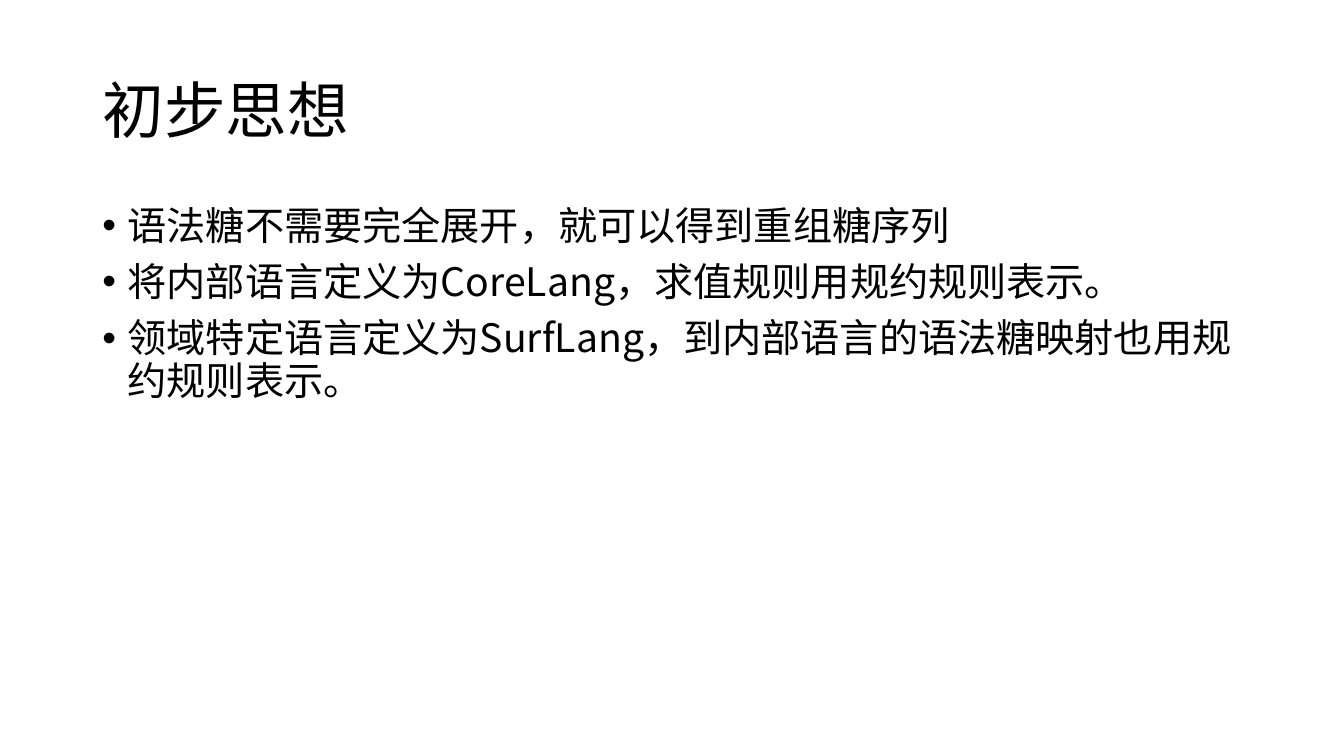
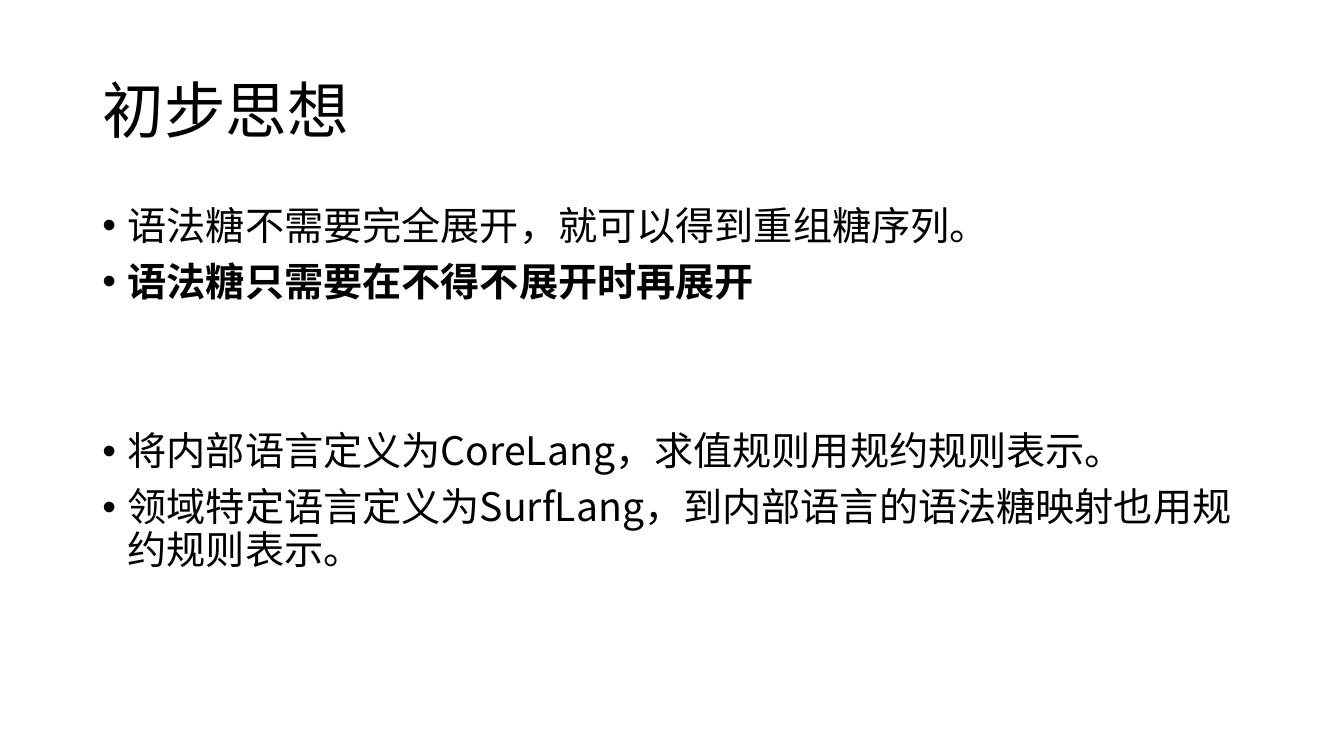
Before and after one commit to yangdinglou/Lightweight-Resugaring-using-PLT-Redex, a slide deck: slide 16 of PPT/毕业论文答辩.pptx (slide 15 before the commit). Drawn at 1344x756 pixels with LibreOffice and Linux fonts; fonts in the diff are those of the drawing. Boxes give left, top, right and bottom in pixels: in the first picture for what was removed or moved away, otherwise in the second. Text is boxed around its words. In the diff, an @@ line names an element or a change of style, - is before the commit and + after.

```diff
--- a/PPT/毕业论文答辩.pptx
+++ b/PPT/毕业论文答辩.pptx
@@ text at box(128, 206, 989, 300): text changed @@
-• 语法糖不需要完全展开，就可以得到重组糖序列
+• 语法糖不需要完全展开，就可以得到重组糖序列。
+• 语法糖只需要在不得不展开时再展开
```
Also in this commit, not shown: 3 other slides changed, 2 slides added, 1 slide removed, 30 other files.
